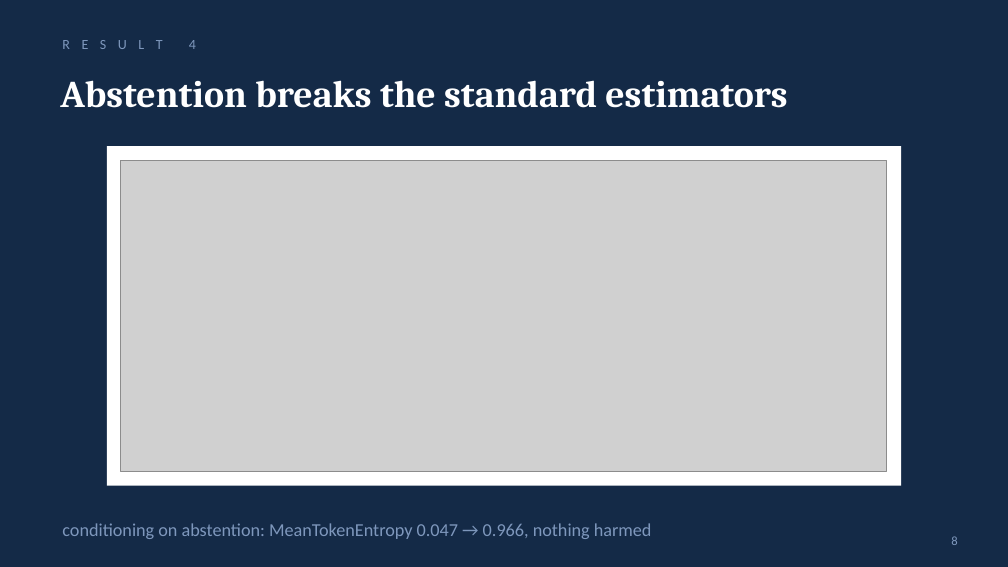
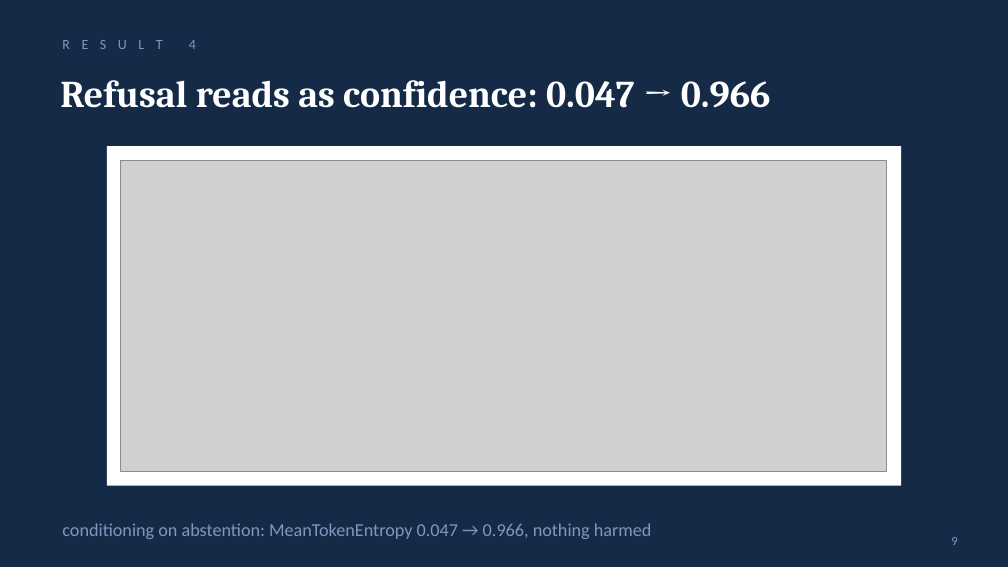
Before and after one commit to shecode-hue/knowing-where-not-to-look, a slide deck: slide 9 of presentation/knowing_where_not_to_look.pptx (slide 8 before the commit). Drawn at 1008x567 pixels with LibreOffice and Linux fonts; fonts in the diff are those of the drawing; grey boxes stand for pictures. Boxes give left, top, right and bottom in pixels: in the first picture for what was removed or moved away, otherwise in the second. Text is boxed around its words. In the diff, an @@ line names an element or a change of style, - is before the commit and + after.

Commit message:
Result-forward deck: numeric finding titles and a six-results slide
Every result slide's title now states its finding with the number:
'Corpus x 10: g -0.168, r -0.008', 'Realtime g: 0.481 to 0.123 at
depth', 'Coverage guessable: AUROC 0.65 to 0.83', 'Refusal reads as
confidence: 0.047 to 0.966', 'ECE 0.030 overall hides 0.130 in cells',
'Product rule mute; DS ECE 0.102 vs 0.163'. A thirteenth slide, The
six results, lists the full payload before the deep dives.

```diff
--- a/presentation/knowing_where_not_to_look.pptx
+++ b/presentation/knowing_where_not_to_look.pptx
@@ text at (60, 80, 771, 108): text changed @@
-Abstention breaks the standard estimators
+Refusal reads as confidence: 0.047 → 0.966
@@ page number at (951, 537, 957, 545): text changed @@
-8
+9
```
Also in this commit, not shown: 5 other slides changed, 1 slide added, 1 other file.
